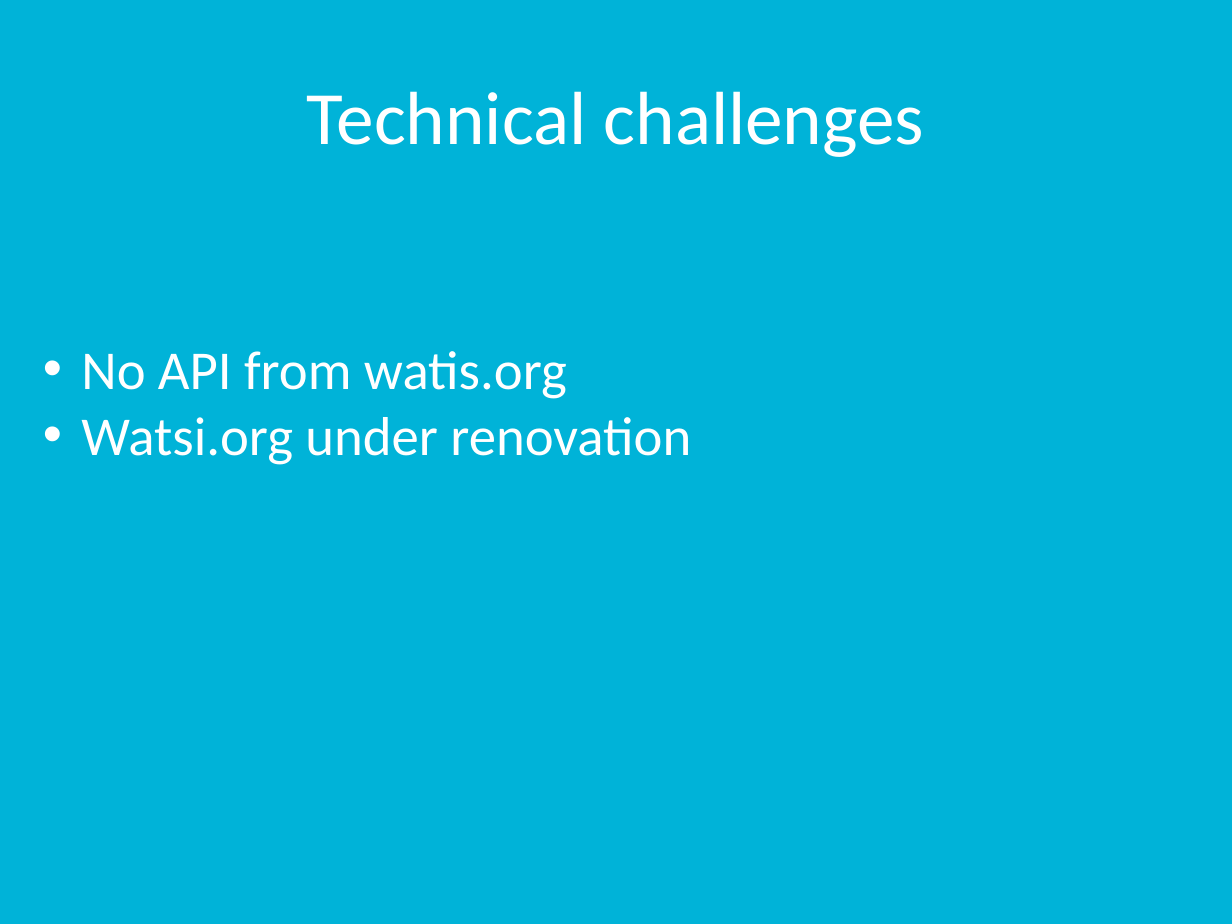
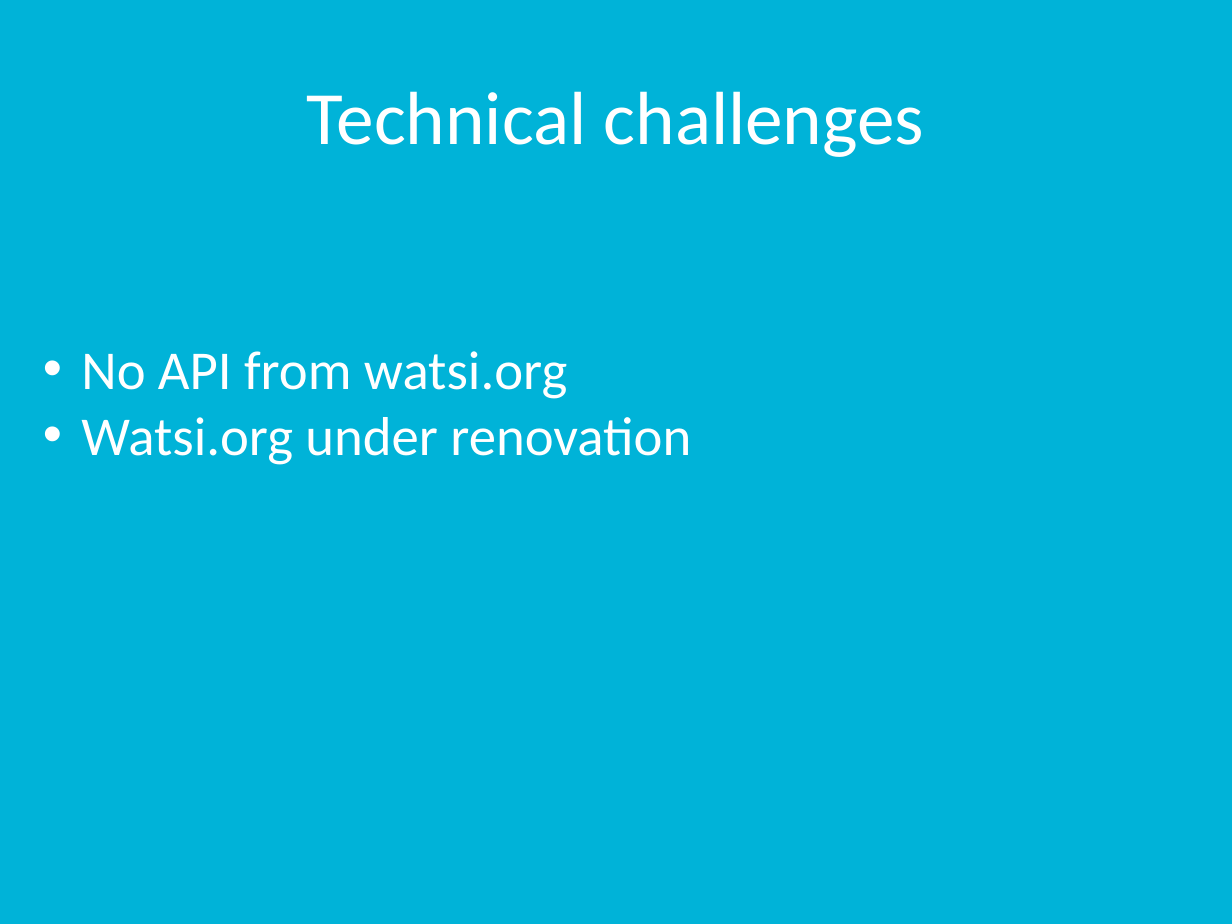
Before and after one commit to rutvijkumarshah/WatsiAndroidApp, a slide deck: slide 6 of docs/groupProject.pptx. Drawn at 1232x924 pixels with LibreOffice and Linux fonts; fonts in the diff are those of the drawing. Boxes give left, top, right and bottom in pixels: in the first picture for what was removed or moved away, otherwise in the second. Text is boxed around its words. In the diff, an @@ line names an element or a change of style, - is before the commit and + after.

```diff
--- a/docs/groupProject.pptx
+++ b/docs/groupProject.pptx
@@ text at (81, 351, 567, 399): text changed @@
-• No API from watis.org
+• No API from watsi.org
```
Also in this commit, not shown: 2 other slides changed, 2 other files.
